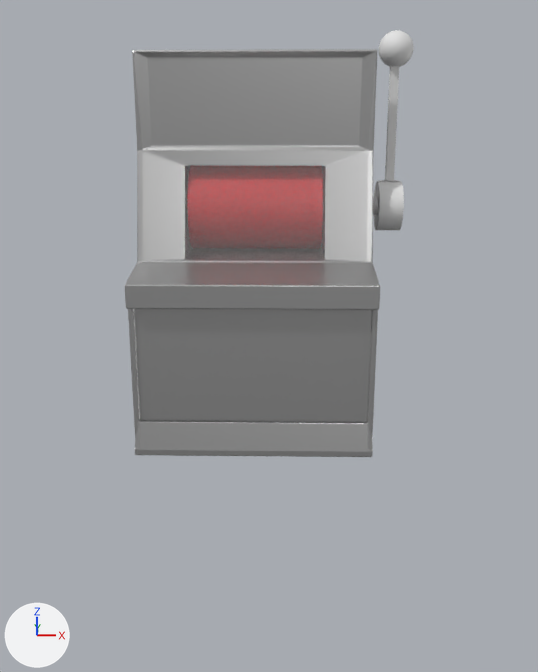
One commit to the Blender file models/scene.blend: the scene before it, then after it.
One viewpoint serves both versions: a 50 mm camera at (0.63, -18.21, 7.54) aimed at (0.32, -0.77, 2.26). Lighting does not change. The marker at lower left points along +X, +Y and +Z.

The scene before the commit, as lines of its bpy script (objects in view):
```python
mat_glosy = principled_material('glosy')
mat_glosy.base_color = (0.8, 0.0119, 0.0222)  # red #e71c29
mat_metal = principled_material('metal')
mat_metal.base_color = (0.505, 0.505, 0.505)  # grey #bcbcbc
mat_metal.metallic = 0.832
mat_metal.roughness = 0.374
me_cube_003 = bpy.data.meshes.new('Cube.003')
me_cube_003.from_pydata([(-1.61, -0.25, -1.02), (-1.61, 0.25, 1.02), (-1.61, -0.25, -1.02), (-1.61, 0.25, 1.02), (1.61, -0.25, -1.02), (1.61, 0.25, 1.02), (1.61, -0.25, -1.02), (1.61, 0.25, 1.02)], [], [(0, 1, 3, 2), (2, 3, 7, 6), (6, 7, 5, 4), (4, 5, 1, 0), (2, 6, 4, 0), (7, 3, 1, 5)])
me_cube_003.materials.append(mat_glass)  # white #e7e7e7
me_cylinder = bpy.data.meshes.new('Cylinder')
me_cylinder.from_pydata(...)  # a 32-sided cylinder along x spanning x -1.55..1.55, y -1.0..1.0, z -1.0..1.0
me_cylinder.materials.append(mat_glosy)  # red #e71c29
me_cylinder_001 = bpy.data.meshes.new('Cylinder.001')
me_cylinder_001.from_pydata(...)  # 136 vertices, 106 faces; spans x -1.89..-0.02, y -0.58..0.58, z -0.58..3.48
me_cylinder_001.polygons.foreach_set('use_smooth', [True] * 106)
me_plane = bpy.data.meshes.new('Plane')
me_plane.from_pydata(...)  # 359 vertices, 322 faces, 1 loose edge; spans x -2.68..2.68, y -0.2..4.06, z -4.76..4.0
me_plane.materials.append(mat_metal)  # grey #bcbcbc
ob_box = bpy.data.objects.new('Box', me_plane)
ob_box.location = (0.0, -2.74, 4.81)
ob_cylinder = bpy.data.objects.new('Cylinder', me_cylinder)
ob_cylinder.location = (0.0, 0.0, 5.29)
ob_glass = bpy.data.objects.new('Glass', me_cube_003)
ob_glass.location = (0.0, -1.06, 5.29)
ob_leverarm = bpy.data.objects.new('LeverArm', me_cylinder_001)
ob_leverarm.location = (3.48, 0.0, 5.33)
# also in view: 'Knob' at (3.19, 0.0, 8.87)
```
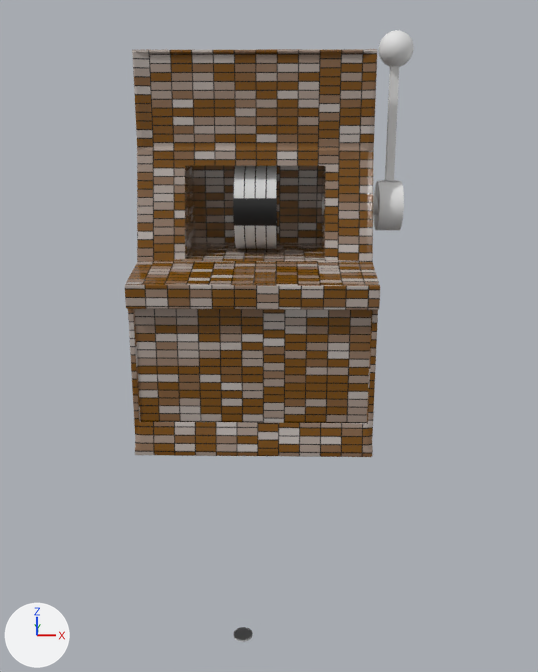
Where the change shows, as pixel boxes [x1, y1, x2, y2] in the pictures (538 x 672 px):
'Box', surface changed (grey to brown)
    both: [125, 49, 380, 457]
'Glass', hidden
    before: [185, 166, 326, 259]
'Cylinder', surface changed
    both: [233, 166, 278, 249]
'Coin', added
    after: [234, 627, 253, 642]
part 2 of me_cylinder, added
    after: [233, 166, 278, 249]

The change, as a list of edits to the scene's bpy script:
```text
Add img_mainspin_png:
    img_mainspin_png = load_image('mainspin.png', '../src/textures/mainspin.png', 960, 240, 'sRGB')
Change mat_metal:
    remove # nodes: BsdfPrincipled, OutputMaterial
    remove # colours: grey #bcbcbc
    nodes: BsdfPrincipled, OutputMaterial, TexBrick, TexCoord
    colours: brown #7c4f0c
Change mat_glosy:
    where n0 = _N.new('ShaderNodeBsdfPrincipled'); n0.name = 'Principled BSDF'
    remove n0.inputs[0].default_value = (0.8, 0.0119, 0.0222, 1.0)  # 'Base Color', red #e71c29
    add n2 = _N.new('ShaderNodeTexImage'); n2.name = 'Image Texture'
    add n2.image = img_mainspin_png
    add n3 = _N.new('ShaderNodeUVMap'); n3.name = 'UV Map'
    add n3.uv_map = 'UVMap'
    add _L.new(n2.outputs[0], n0.inputs[0])  # 'Color' to 'Base Color'
    add _L.new(n3.outputs[0], n2.inputs[0])  # 'UV' to 'Vector'
Change me_plane:
    where me_plane.from_pydata(...)  # 359 vertices, 322 faces, 1 loose edge; spans x -2.68..2.68, y -0.2..4.06, z -4.76..4.0
    used by ob_box; location = (0.0, -2.74, 4.81)
    me_plane part 1: texture (UV) coordinates of 322 of 322 faces, centred in x -2.68..2.68, y -0.2..3.64, z -4.76..4.0, changed; they spanned u 0.0..1.0, v 0.0..1.0 and now span u 0.01..0.93, v 0.01..0.99
Change me_cylinder:
    used by ob_cylinder; location = (0.0, 0.0, 5.29)
    remove me_cylinder.from_pydata(...)  # 64 vertices, 34 faces; spans x -1.55..1.55, y -1.0..1.0, z -1.0..1.0
    add me_cylinder.from_pydata(...)  # 96 vertices, 64 faces; spans x -0.5..0.5, y -1.0..1.0, z -1.0..1.0
    me_cylinder part 2
    32 vertices are added at x -0.5, y -1.0..1.0, z -1.0..1.0
    32 new vertices lie (0.5, 0.0, 0.0) away from vertices in x -0.5, y -1.0..1.0, z -1.0..1.0
    32 new vertices lie (0.5, 0.0, 0.0) away from vertices in x 0.0, y -1.0..1.0, z -1.0..1.0
    64 new faces join them
    me_cylinder part 3: the surface is now shaded smooth
Add me_cylinder_1:
    me_cylinder_1.from_pydata(...)  # 372 vertices, 324 faces; spans x -0.237..0.237, y -0.237..0.237, z -0.026..0.026
    me_cylinder_1.polygons.foreach_set('use_smooth', [True] * 324)
Change ob_glass:
    add ob_glass.hide_set(True)
Add ob_coin:
    ob_coin = bpy.data.objects.new('Coin', me_cylinder_1)
    ob_coin.location = (-0.3, -2.53, -4.99)
```
